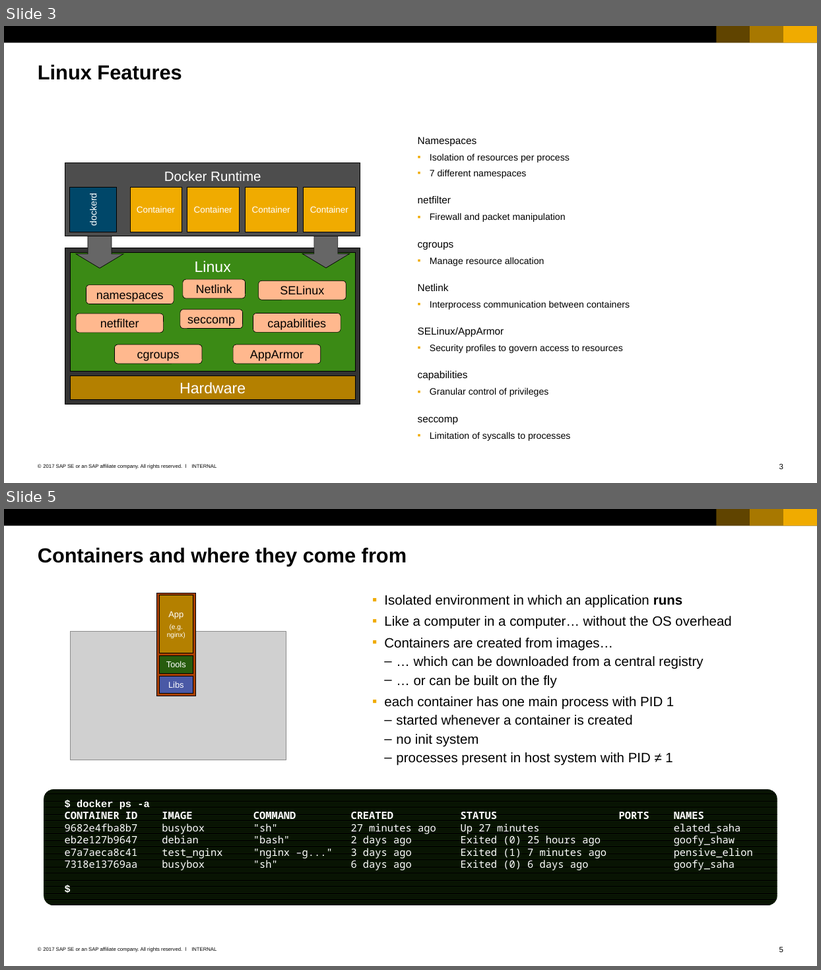
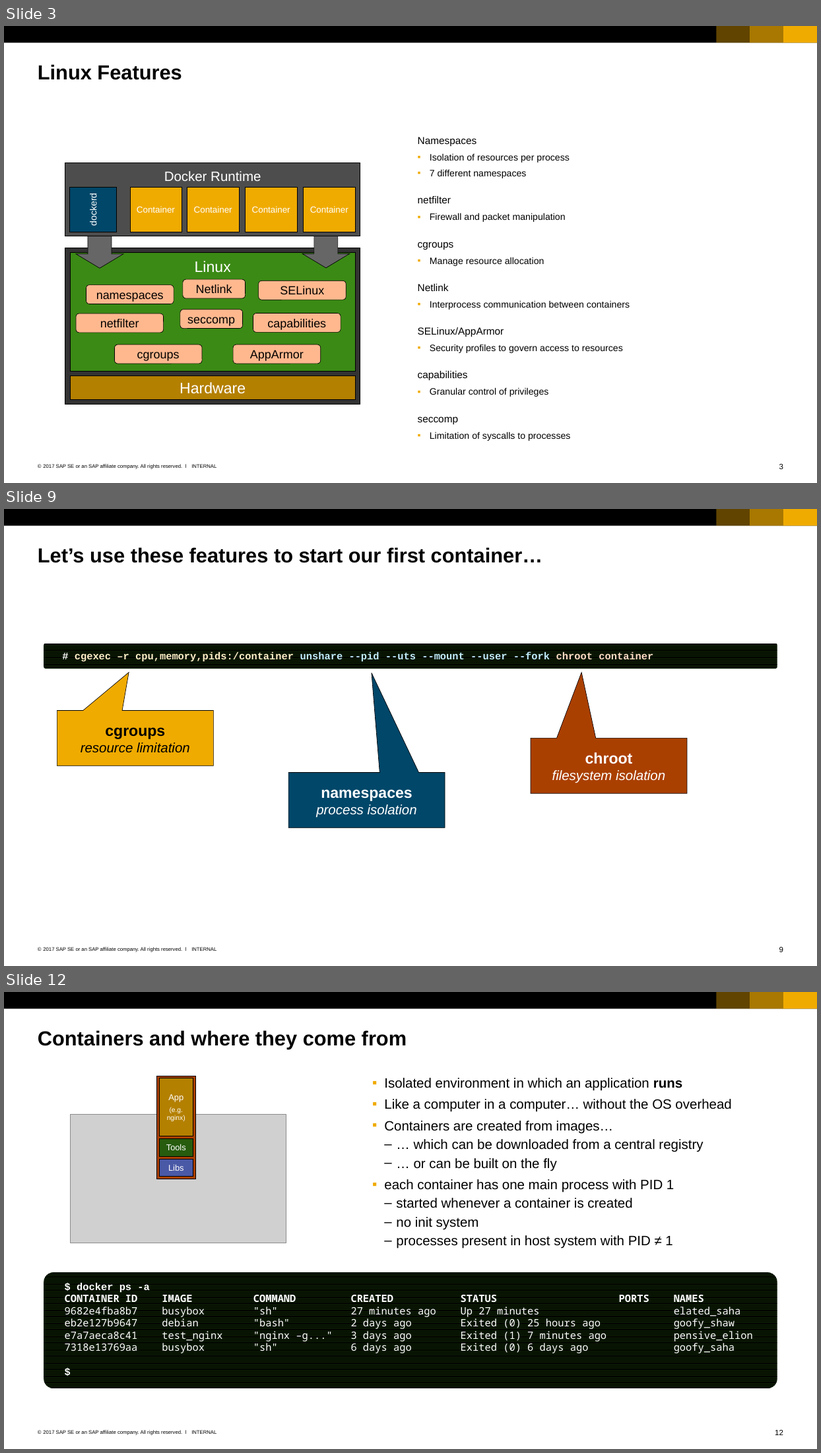
Before and after one commit to cuijiyao01/docker-k8s-training, a slide deck: docker/02_Members_of_docker_universe.pptx. Shown one above the other, each under a label of ours: slides 3 and 5 before the commit, slides 3, 9 and 12 after it; the slides between them are not shown. The pictures are 821x970 and 821x1453 pixels, drawn with LibreOffice and Linux fonts; fonts in the diff are those of the drawing; grey boxes stand for pictures. Boxes give left, top, right and bottom in pixels: in the first picture for what was removed or moved away, otherwise in the second. Text is boxed around its words. In the diff, an @@ line names an element or a change of style, - is before the commit and + after.

Commit message:
Added additional slides to "Members of docker universe" to explain the Linux kernel technologies behind containers.

```diff
--- a/docker/02_Members_of_docker_universe.pptx
+++ b/docker/02_Members_of_docker_universe.pptx
@@ slide 9 added at [4,509,817,966], background #FFFFFF; not listed: 7 template elements that a slide beside it also shows @@
@@ title added at [38,547,543,563], 24 pt, text #000000, bold @@
+Let’s use these features to start our first container…
@@ rounded rectangle added at [44,643,777,669], fill pattern #000000 on #112806, 12 pt, text #C3ECFF, bold @@
+    # cgexec –r cpu,memory,pids:/container unshare --pid --uts --mount --user --fork chroot container
@@ speech box added at [57,711,213,766], fill #F0AB00, outline #000000 0.5 pt, 16 pt, text #000000, italic @@
+cgroups
+resource limitation
@@ speech box added at [531,738,686,793], fill #AA4000, outline #000000 0.5 pt, 16 pt, text #FFFFFF, italic @@
+chroot
+filesystem isolation
@@ speech box added at [288,772,445,828], fill #00476A, outline #000000 0.5 pt, 16 pt, text #FFFFFF, italic @@
+namespaces
+process isolation
@@ what was slide 5 is now slide 12 @@
@@ page number at [775,1430,783,1436]: text changed @@
-5
+12
```
Also in this commit, not shown: 2 slides changed, 7 other slides added, 2 slides removed, 1 other file.
